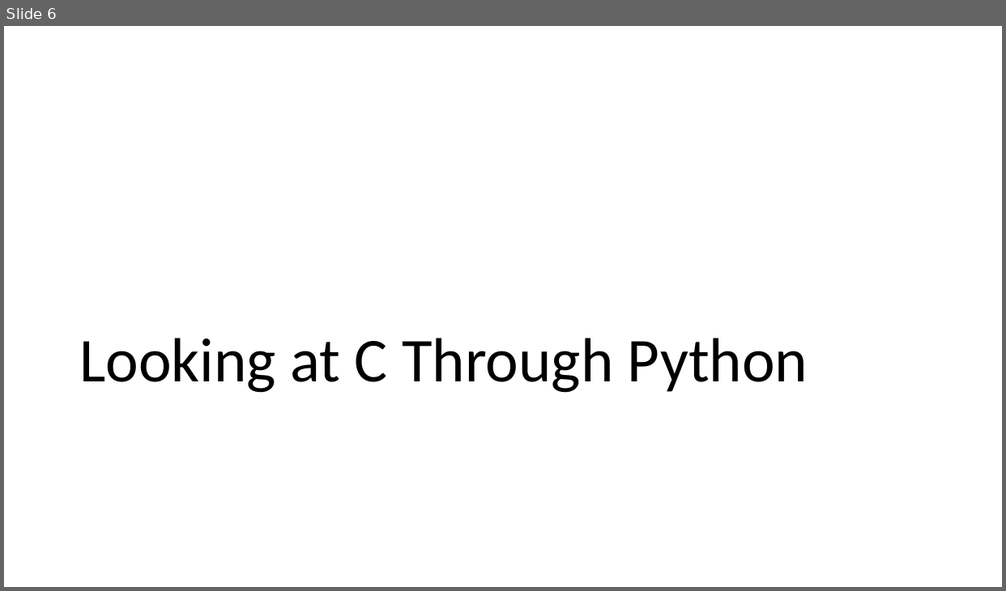
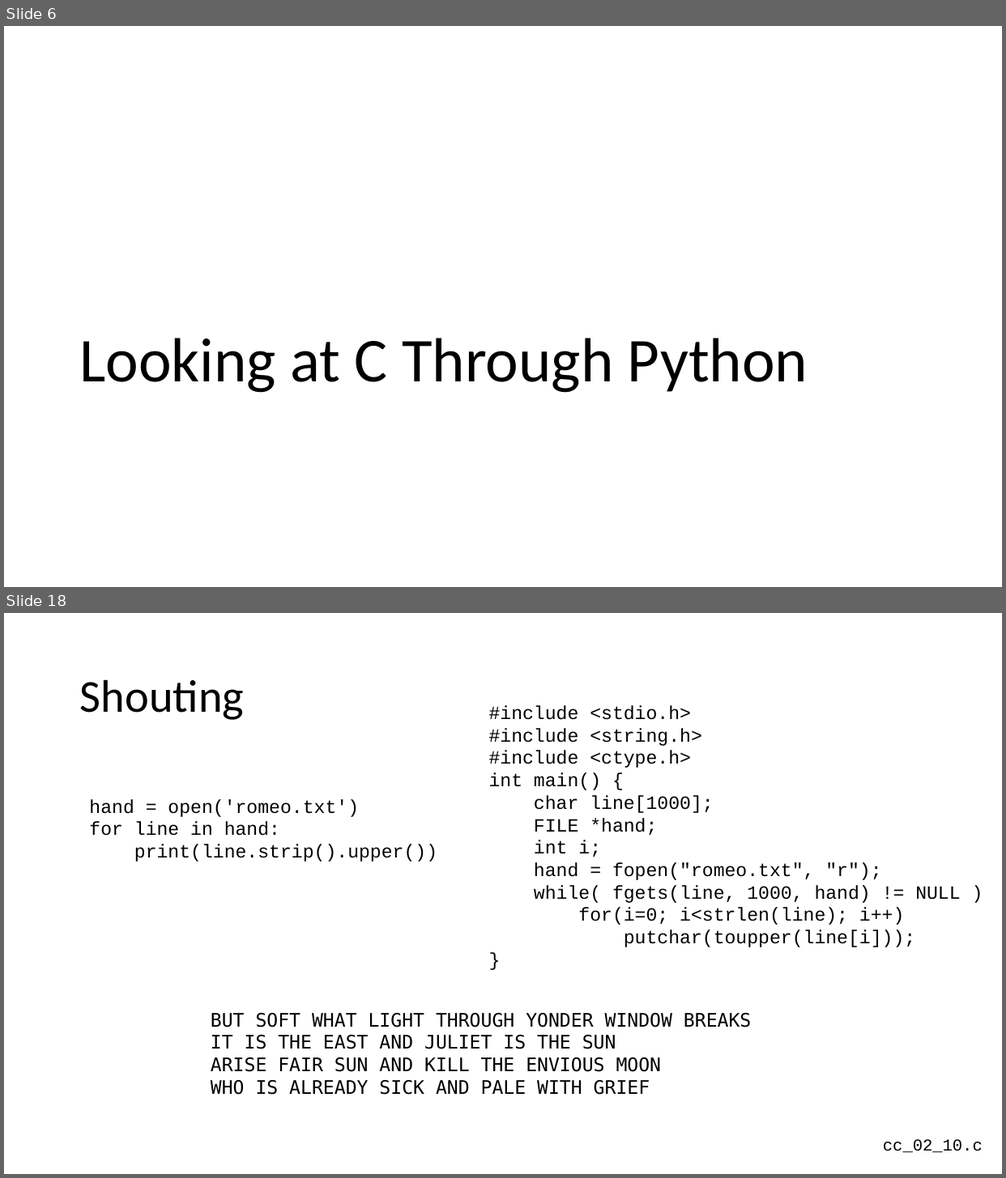
Before and after one commit to csev/cc4e, a slide deck: lectures/CC-02-Python.pptx. Shown one above the other, each under a label of ours: slide 6 before the commit, slides 6 and 18 after it; the slides between them are not shown. The pictures are 1006x591 and 1006x1178 pixels, drawn with LibreOffice and Linux fonts; fonts in the diff are those of the drawing. Boxes give left, top, right and bottom in pixels: in the first picture for what was removed or moved away, otherwise in the second. Text is boxed around its words. In the diff, an @@ line names an element or a change of style, - is before the commit and + after.

```diff
--- a/lectures/CC-02-Python.pptx
+++ b/lectures/CC-02-Python.pptx
@@ slide 18 added at (x1=4, y1=613, x2=1002, y2=1174), background #FFFFFF @@
@@ title added at (x1=80, y1=679, x2=245, y2=720), 44 pt, text #000000 @@
+Shouting
@@ text added at (x1=489, y1=705, x2=960, y2=948), 18 pt, text #000000 @@
+#include <stdio.h>
+#include <string.h>
+#include <ctype.h>
+int main() {
+char line[1000];
+FILE *hand;
+int i;
+hand = fopen("romeo.txt", "r");
+while( fgets(line, 1000, hand) != NULL )
+for(i=0; i<strlen(line); i++)
+putchar(toupper(line[i]));
+}
@@ text added at (x1=89, y1=799, x2=437, y2=862), 18 pt, text #000000 @@
+hand = open('romeo.txt')
+for line in hand:
+print(line.strip().upper())
@@ text added at (x1=211, y1=1013, x2=751, y2=1095), 18 pt, text #000000 @@
+BUT SOFT WHAT LIGHT THROUGH YONDER WINDOW BREAKS
+IT IS THE EAST AND JULIET IS THE SUN
+ARISE FAIR SUN AND KILL THE ENVIOUS MOON
+WHO IS ALREADY SICK AND PALE WITH GRIEF
@@ text added at (x1=883, y1=1139, x2=982, y2=1153), 16 pt, text #000000 @@
+cc_02_10.c
```
Also in this commit, not shown: 11 slides changed, 1 slide removed, 6 other files.
